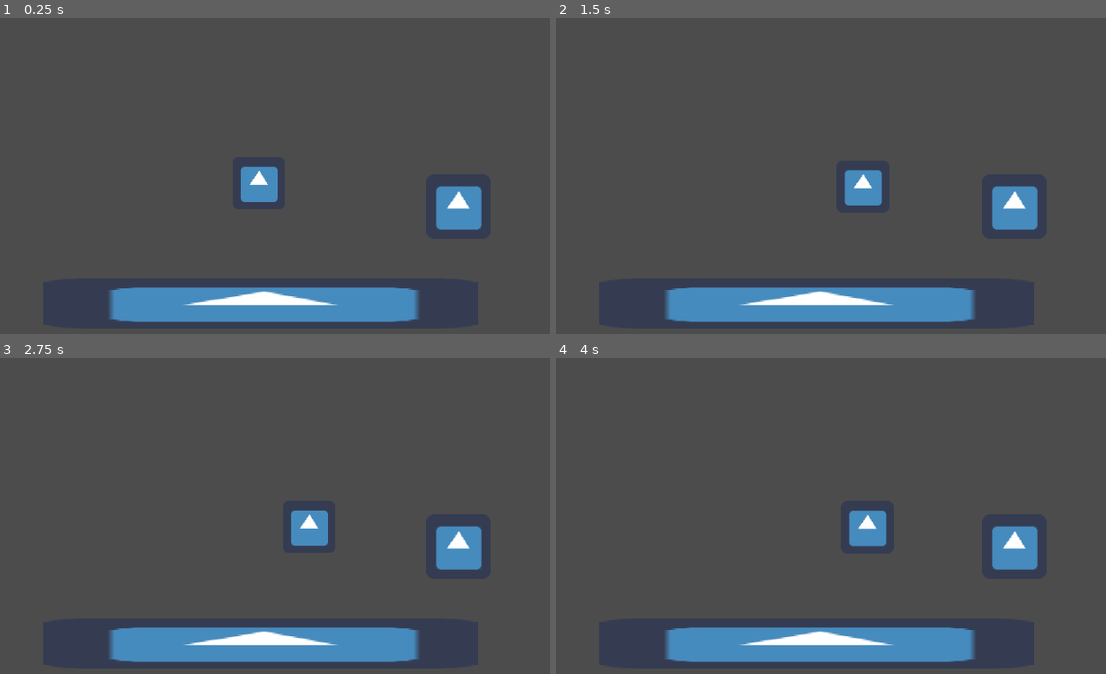
Above: before the commit, frames 1-4 (two rows, left to right).
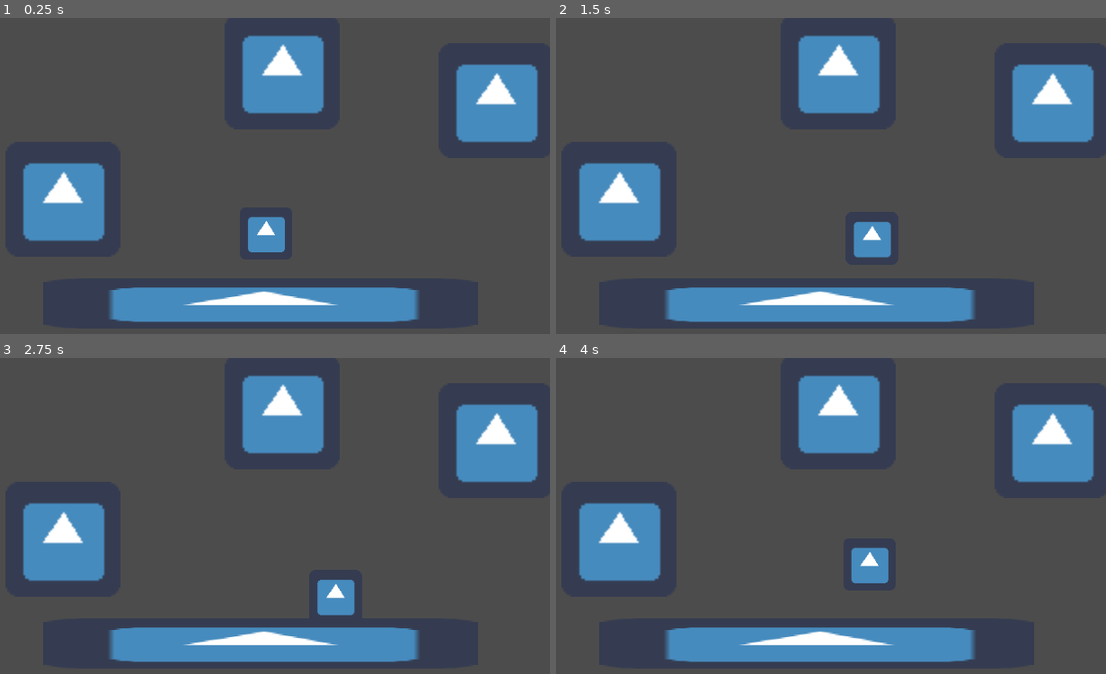
Above: after the commit, the same moments.

Repository: oncadus/magnet-platformer
Game: Godot game, scene res://levels/map01.tscn
Two runs of this game, one before a commit and one after it. Both use one fixed random seed, a clock stepped at 60 frames per second and the inputs below. The engine's default icon, where the game draws it, is replaced by a stand-in: a white triangle on a blue panel in a dark square.
Inputs:
- Up to frame 1 (0.25 s): no input
- Up to frame 2 (1.5 s): hold D (right) from 0.53 s (still down); tap Space (jump, bound only after the commit) at 0.6, 0.77, 1.07 s; tap J (jump, bound only before the commit) at 0.8, 1.35 s
- Up to frame 3 (2.75 s): tap Space (jump, bound only after the commit) at 1.52, 1.55, 1.82, 2.1 s; release D (right) at 2.03 s; hold A (left) from 2.03 s (still down); tap J (jump, bound only before the commit) at 2.3 s
- Up to frame 4 (4 s): release A (left) at 2.78 s; hold D (right) from 2.78 s (still down); tap J (jump, bound only before the commit) at 2.85, 3.8 s; tap Space (jump, bound only after the commit) at 3.02, 3.05, 3.32, 3.6, 3.77 s

The runs differ from the first frame. In frame 1, 14% of the frame differs, in the area x 4-98%, y 5-75%; in frame 2, 14%, in the area x 4-98%, y 5-76%; in frame 3, 14%; in frame 4, 14%.

Commit message:
"fixed" gravity
still very buggy, perhaps even WORSE in forms of bugs

but now i have full understanding and control of the code, AND it works from most sides and angles

level design must make note of bugs

Diff:
--- a/gravpoint.tscn
+++ b/gravpoint.tscn
@@ -1,23 +1,14 @@
-[gd_scene load_steps=4 format=2]
+[gd_scene load_steps=3 format=2]
 
 [ext_resource path="res://icon.png" type="Texture" id=1]
 
-[sub_resource type="CircleShape2D" id=1]
-radius = 74.5453
+[sub_resource type="RectangleShape2D" id=1]
+extents = Vector2( 32, 32 )
 
-[sub_resource type="RectangleShape2D" id=2]
-extents = Vector2( 29, 29 )
-
-[node name="GravPoint" type="Area2D"]
-scale = Vector2( 0.558967, 0.558967 )
-
-[node name="CollisionShape2D" type="CollisionShape2D" parent="."]
-shape = SubResource( 1 )
+[node name="Magnet" type="StaticBody2D"]
 
 [node name="Sprite" type="Sprite" parent="."]
 texture = ExtResource( 1 )
 
-[node name="StaticBody2D" type="StaticBody2D" parent="Sprite"]
-
-[node name="CollisionShape2D" type="CollisionShape2D" parent="Sprite/StaticBody2D"]
-shape = SubResource( 2 )
+[node name="CollisionShape2D" type="CollisionShape2D" parent="."]
+shape = SubResource( 1 )
--- a/levels/map01.tscn
+++ b/levels/map01.tscn
@@ -23,7 +23,13 @@
 shape = SubResource( 1 )
 
 [node name="Player" parent="." instance=ExtResource( 2 )]
-position = Vector2( 158, 72 )
+position = Vector2( 162, 100 )
 
-[node name="GravPoint" parent="." instance=ExtResource( 3 )]
-position = Vector2( 269, 105 )
+[node name="Magnet2" parent="." instance=ExtResource( 3 )]
+position = Vector2( 290, 46 )
+
+[node name="Magnet3" parent="." instance=ExtResource( 3 )]
+position = Vector2( 171, 30 )
+
+[node name="Magnet" parent="." instance=ExtResource( 3 )]
+position = Vector2( 49, 101 )
--- a/player.gd
+++ b/player.gd
@@ -11,42 +11,41 @@
 #export (PackedScene) var gravPointScene;
 
 var velocity = Vector2.ZERO;
+var magnet = null;
 var spd = 0;
-var magnet = null;
 
 func _ready():
 	pass;
 
 func _physics_process(delta):
-	# sorta complicated-ish, all you need to know is, if (right button) pressed: move to the right
-	# really it could be shorted a shit ton, but i *reallllyyy* wanted the movement to be supa smooth
 	var inputDir = Input.get_action_strength("right") - Input.get_action_strength("left");
-	if inputDir != 0:
-		spd = lerp(spd, maxSpd * inputDir, accel);
-		velocity.x = spd * delta;
-
-	# just jumping tingz :zany_face:
 	velocity.y += grav * delta;
 	if magnet != null:
-		velocity = position.direction_to(magnet.position);
-	if is_on_floor():
-		if inputDir == 0:
-			spd = lerp(spd, 0, frict);
+		velocity = position.direction_to(magnet.position) * (spd * inputDir);
+		if Input.is_action_just_pressed("jump"):
+			magnet = null;
+	else:
+		# sorta complicated-ish, all you need to know is, if (right button) pressed: move to the right
+		# really it could be shorted a shit ton, but i *reallllyyy* wanted the movement to be supa smooth
+		if inputDir != 0:
+			spd = lerp(spd, maxSpd * inputDir, accel);
 			velocity.x = spd * delta;
-		if Input.is_action_just_pressed("jump"):
-			velocity.y = -jumpForce * delta;
-	else:
-		if inputDir == 0:
-			spd = lerp(spd, 0, airRes);
-			velocity.x = spd * delta;
+		if is_on_floor():
+			if inputDir == 0:
+				spd = lerp(spd, 0, frict);
+				velocity.x = spd * delta;
+			if Input.is_action_just_pressed("jump"):
+				velocity.y = -jumpForce * delta;
+		else:
+			if inputDir == 0:
+				spd = lerp(spd, 0, airRes);
+				velocity.x = spd * delta;
 
 	velocity = move_and_slide(velocity, Vector2.UP); # DO NOT TOUCH THIS NOBODY WILL EVER TOUCH THIS
 	#LINE OF CODE IS HOLDING EVERYTHING TOGETHER IF YOU DELETE IT LITTERALLY EVERYTHING WILL BREAK AND
 	#YOUR FAMILY WILL BURN AND DIE AND YOURBONES WILL DEFLATE AND YOU DOG WILL DIE AND GOD WILL SMITE
 	# YOU DO NOT DELETE THIS LINE FOR ALL THAT IS HOLY ARK PLS DO NOT DELETE THIS LINE
 
-func _on_Area2D_area_entered(area):
-	magnet = area;
-
-func _on_Area2D_area_exited(area):
-	magnet = null;
+func _on_MagnetField_body_entered(body):
+	if body.get_filename() == "res://gravpoint.tscn":
+		magnet = body;
--- a/player.tscn
+++ b/player.tscn
@@ -7,11 +7,12 @@
 extents = Vector2( 27, 27.75 )
 
 [sub_resource type="CircleShape2D" id=2]
-radius = 96.3194
+radius = 67.8494
 
 [node name="Player" type="KinematicBody2D"]
-position = Vector2( -1, 0 )
 scale = Vector2( 0.456894, 0.456894 )
+collision_layer = 2
+collision_mask = 15
 script = ExtResource( 2 )
 maxSpd = 3000.0
 grav = 600.0
@@ -24,14 +25,12 @@
 texture = ExtResource( 1 )
 
 [node name="CollisionShape2D" type="CollisionShape2D" parent="."]
-position = Vector2( 0, 4 )
+position = Vector2( 0, 4.37738 )
 shape = SubResource( 1 )
 
-[node name="Area2D" type="Area2D" parent="."]
+[node name="MagnetField" type="Area2D" parent="."]
 
-[node name="CollisionShape2D" type="CollisionShape2D" parent="Area2D"]
-position = Vector2( 0, 4 )
+[node name="CollisionShape2D" type="CollisionShape2D" parent="MagnetField"]
 shape = SubResource( 2 )
 
-[connection signal="area_entered" from="Area2D" to="." method="_on_Area2D_area_entered"]
-[connection signal="area_exited" from="Area2D" to="." method="_on_Area2D_area_exited"]
+[connection signal="body_entered" from="MagnetField" to="." method="_on_MagnetField_body_entered"]
--- a/project.godot
+++ b/project.godot
@@ -48,11 +48,18 @@
 }
 jump={
 "deadzone": 0.5,
-"events": [ Object(InputEventKey,"resource_local_to_scene":false,"resource_name":"","device":0,"alt":false,"shift":false,"control":false,"meta":false,"command":false,"pressed":false,"scancode":74,"physical_scancode":0,"unicode":0,"echo":false,"script":null)
-, Object(InputEventKey,"resource_local_to_scene":false,"resource_name":"","device":0,"alt":false,"shift":false,"control":false,"meta":false,"command":false,"pressed":false,"scancode":67,"physical_scancode":0,"unicode":0,"echo":false,"script":null)
+"events": [ Object(InputEventKey,"resource_local_to_scene":false,"resource_name":"","device":0,"alt":false,"shift":false,"control":false,"meta":false,"command":false,"pressed":false,"scancode":32,"physical_scancode":0,"unicode":0,"echo":false,"script":null)
+, Object(InputEventKey,"resource_local_to_scene":false,"resource_name":"","device":0,"alt":false,"shift":false,"control":false,"meta":false,"command":false,"pressed":false,"scancode":87,"physical_scancode":0,"unicode":0,"echo":false,"script":null)
 , Object(InputEventJoypadButton,"resource_local_to_scene":false,"resource_name":"","device":-1,"button_index":1,"pressure":0.0,"pressed":false,"script":null)
  ]
 }
+
+[layer_names]
+
+2d_physics/layer_1="Magnet"
+2d_physics/layer_2="Player"
+2d_physics/layer_3="Enemy"
+2d_physics/layer_4="World"
 
 [physics]
 
